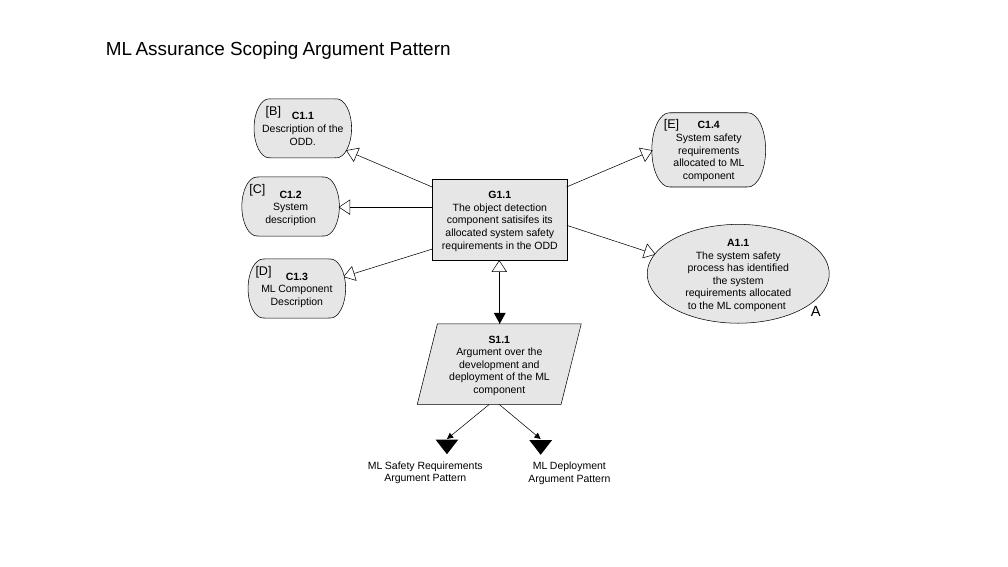
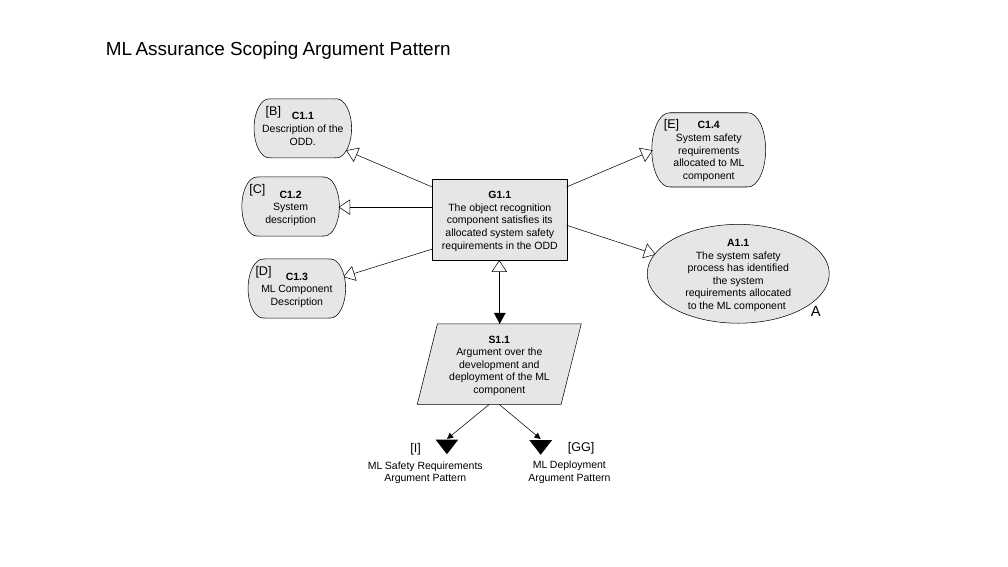
Before and after one commit to RI-SE/smirk, a slide deck: slide 3 of docs/figures/figures.pptx. Drawn at 1008x567 pixels with LibreOffice and Linux fonts; fonts in the diff are those of the drawing. Boxes give left, top, right and bottom in pixels: in the first picture for what was removed or moved away, otherwise in the second. Text is boxed around its words. In the diff, an @@ line names an element or a change of style, - is before the commit and + after.

```diff
--- a/docs/figures/figures.pptx
+++ b/docs/figures/figures.pptx
@@ text in rectangle at <box>442,203,557,251</box>: text changed @@
-The object detection component satisifes its allocated system safety requirements in the ODD
+The object recognition component satisfies its allocated system safety requirements in the ODD
@@ text added at <box>410,443,420,455</box>, 12 pt, text #000000 @@
+[I]
@@ text added at <box>568,442,595,454</box>, 12 pt, text #000000 @@
+[GG]
```
Also in this commit, not shown: 3 other slides changed, 1 slide added.
